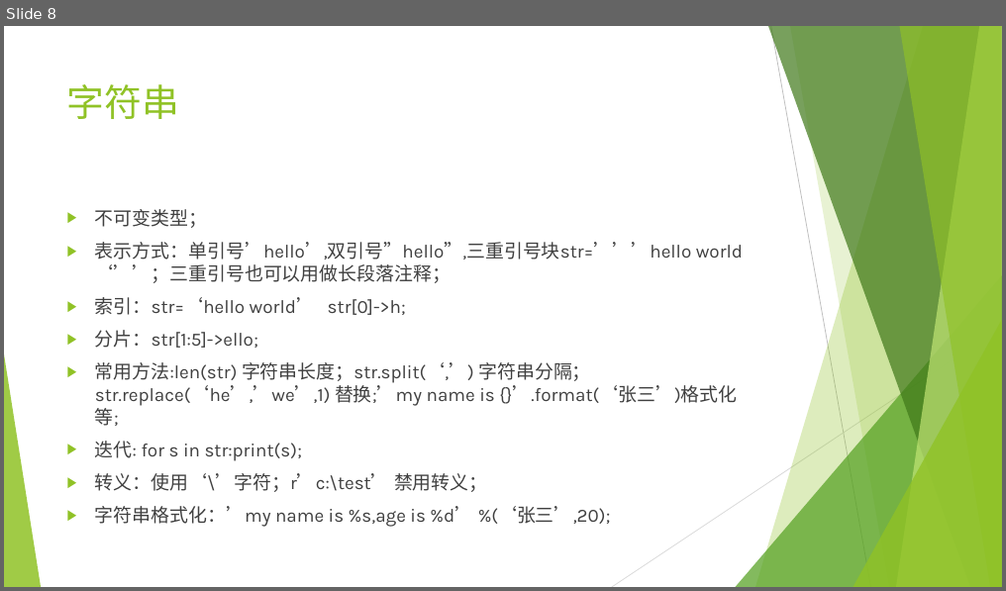
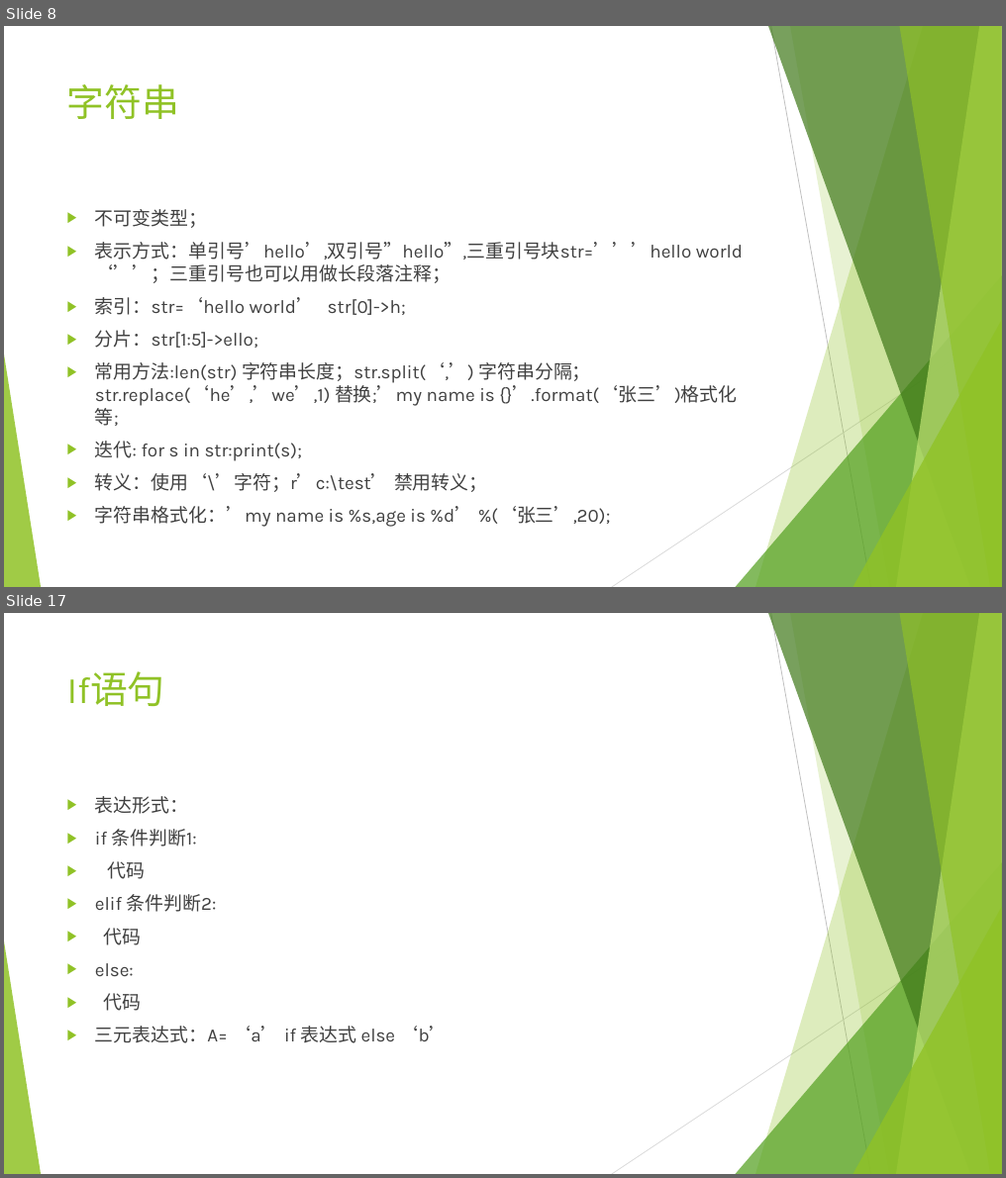
Before and after one commit to mrzhangs1015916/LearnPython, a slide deck: python.pptx. Shown one above the other, each under a label of ours: slide 8 before the commit, slides 8 and 17 after it; the slides between them are not shown. The pictures are 1006x591 and 1006x1178 pixels, drawn with LibreOffice and Linux fonts; fonts in the diff are those of the drawing. Boxes give left, top, right and bottom in pixels: in the first picture for what was removed or moved away, otherwise in the second. Text is boxed around its words. In the diff, an @@ line names an element or a change of style, - is before the commit and + after.

```diff
--- a/python.pptx
+++ b/python.pptx
@@ slide 17 added at <box>4,613,1002,1174</box>, background #FFFFFF; not listed: 10 template elements that a slide beside it also shows @@
@@ title added at <box>67,671,165,706</box>, 36 pt, text #90C226 @@
+If语句
@@ text added at <box>95,796,449,1044</box>, 18 pt, text #404040 @@
+▶ 表达形式：
+▶ if 条件判断1:
+▶ 代码
+▶ elif 条件判断2:
+▶ 代码
+▶ else:
+▶ 代码
+▶ 三元表达式：A= ‘a’ if 表达式 else ‘b’
```
Also in this commit, not shown: 8 other slides added.
